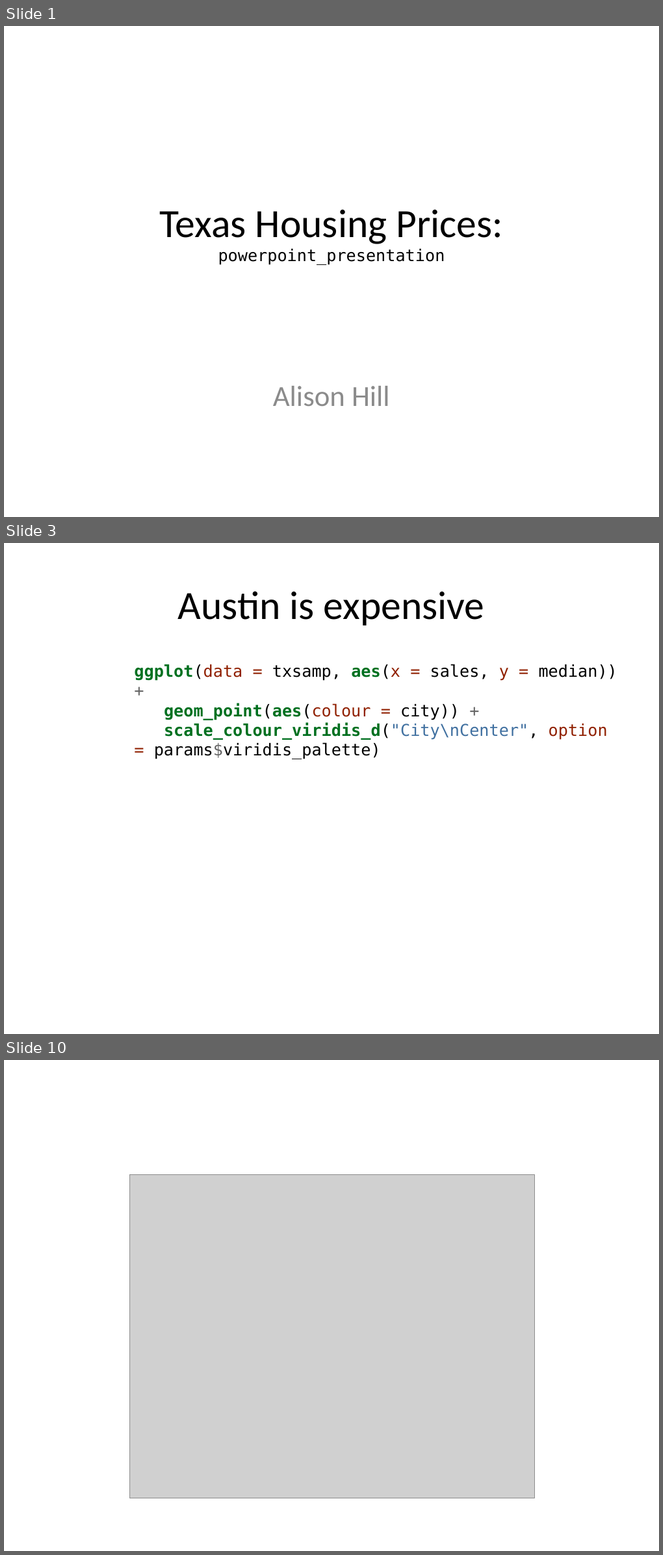
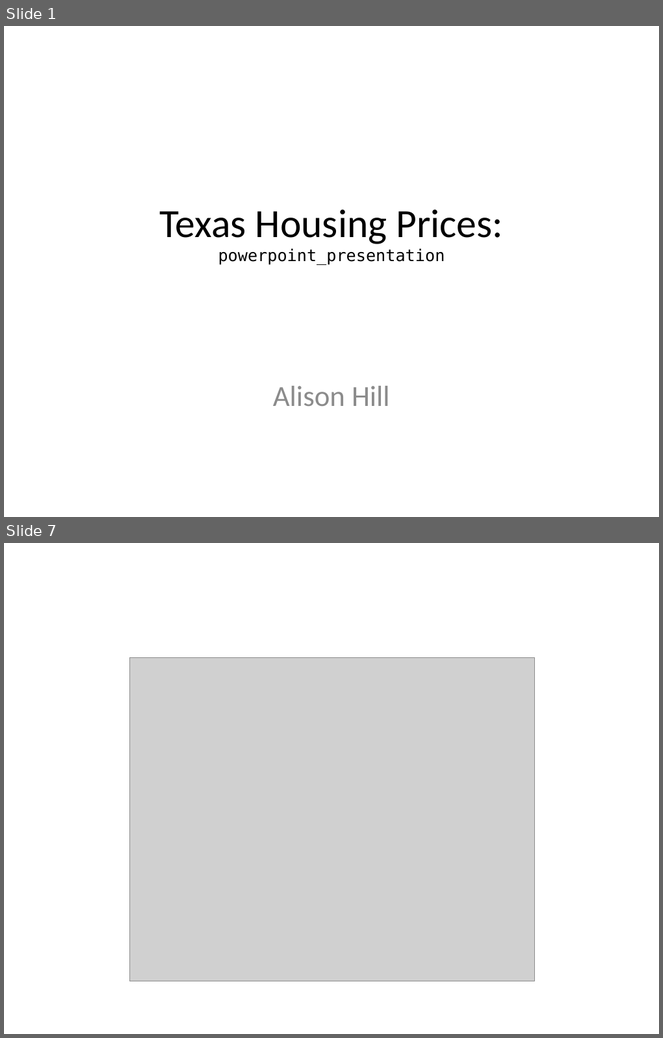
Before and after one commit to apreshill/rmd-render-factory, a slide deck: docs/gallery/outputs/slides/powerpoint_presentation.pptx. Shown one above the other, each under a label of ours: slides 1, 3 and 10 before the commit, slides 1 and 7 after it; the slides between them are not shown. The pictures are 663x1555 and 663x1038 pixels, drawn with LibreOffice and Linux fonts; fonts in the diff are those of the drawing; grey boxes stand for pictures. Boxes give left, top, right and bottom in pixels: in the first picture for what was removed or moved away, otherwise in the second. Text is boxed around its words. In the diff, an @@ line names an element or a change of style, - is before the commit and + after.

Commit message:
update knitr code chunk options

```diff
--- a/docs/gallery/outputs/slides/powerpoint_presentation.pptx
+++ b/docs/gallery/outputs/slides/powerpoint_presentation.pptx
@@ slide 3 removed at [4,543,659,1034], background #FFFFFF @@
@@ title removed at [178,591,485,626] @@
-Austin is expensive
@@ text removed at [134,664,618,759] @@
-ggplot(data = txsamp, aes(x = sales, y = median)) +
-geom_point(aes(colour = city)) +
-scale_colour_viridis_d("City\nCenter", option = params$viridis_palette)
@@ what was slide 10 is now slide 7 @@
```
Also in this commit, not shown: 4 slides changed, 1 slide added, 3 other slides removed, 49 other files.
